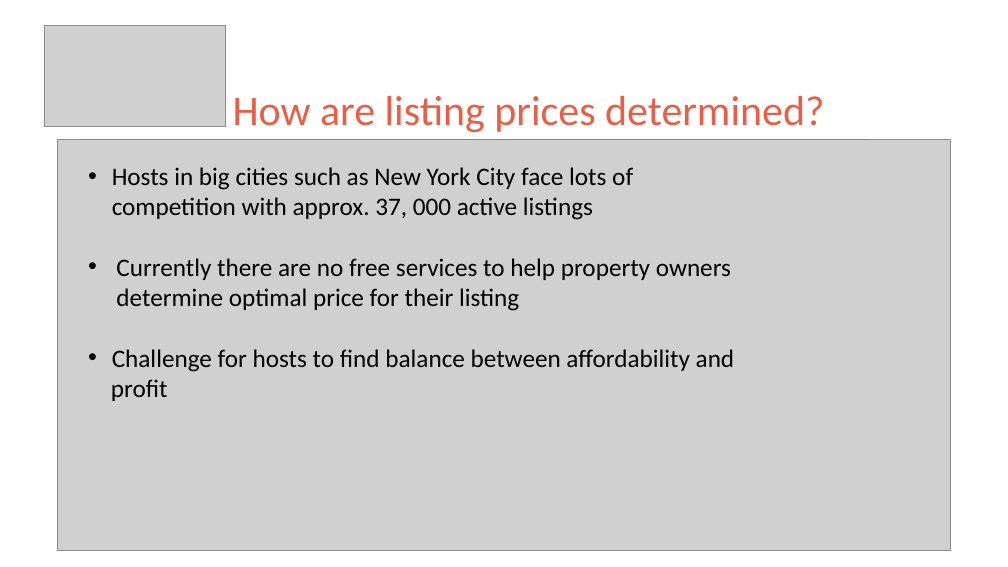
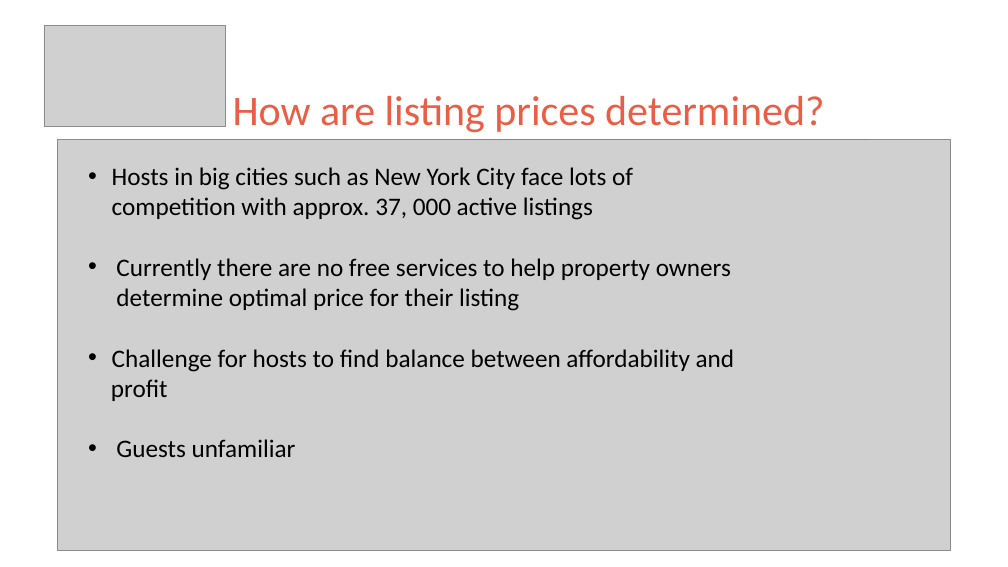
Before and after one commit to kman4/AirbnbPredictions, a slide deck: slide 2 of Airbnb Price Predictions (Model).pptx. Drawn at 1008x567 pixels with LibreOffice and Linux fonts; fonts in the diff are those of the drawing; grey boxes stand for pictures. Boxes give left, top, right and bottom in pixels: in the first picture for what was removed or moved away, otherwise in the second. Text is boxed around its words. In the diff, an @@ line names an element or a change of style, - is before the commit and + after.

```diff
--- a/Airbnb Price Predictions (Model).pptx
+++ b/Airbnb Price Predictions (Model).pptx
@@ text at (116, 439, 296, 457): paragraph added @@
+• Guests unfamiliar
```
Also in this commit, not shown: 1 other slide changed.
